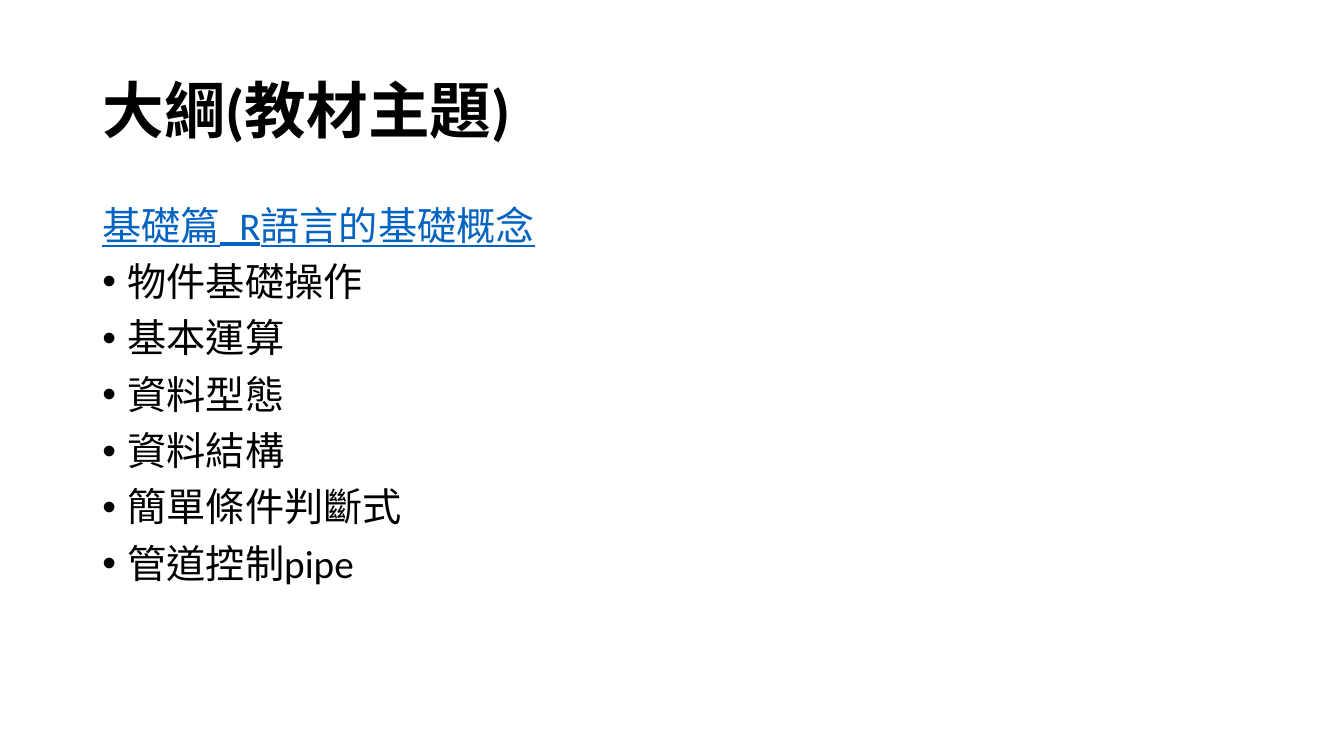
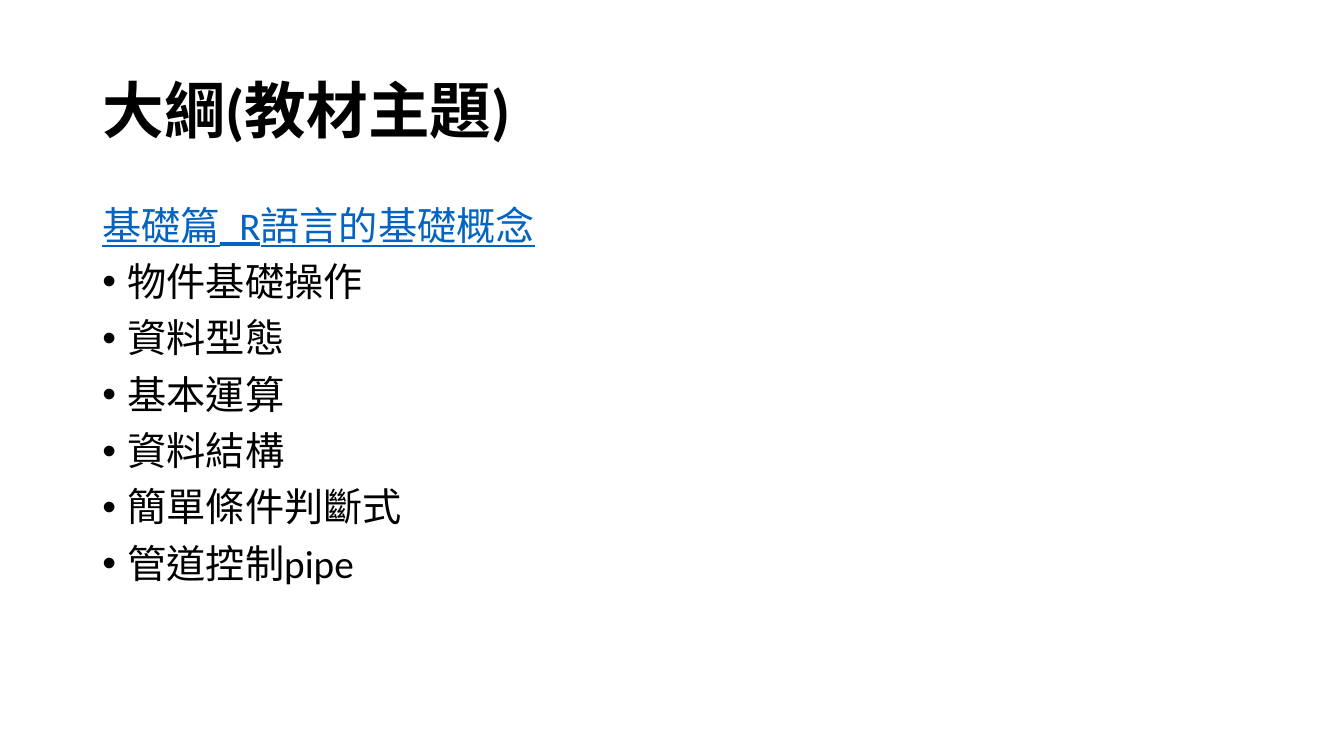
Before and after one commit to qbiexyz/R-for-NGO, a slide deck: slide 2 of ppt/基礎篇2_R語言的基礎概念.pptx. Drawn at 1344x756 pixels with LibreOffice and Linux fonts; fonts in the diff are those of the drawing. Boxes give left, top, right and bottom in pixels: in the first picture for what was removed or moved away, otherwise in the second. Text is boxed around its words. In the diff, an @@ line names an element or a change of style, - is before the commit and + after.

```diff
--- a/ppt/基礎篇2_R語言的基礎概念.pptx
+++ b/ppt/基礎篇2_R語言的基礎概念.pptx
@@ text at <box>128,319,285,355</box>: paragraph added @@
+• 資料型態
@@ text at <box>128,376,285,412</box>: paragraph removed @@
-• 資料型態
```
Also in this commit, not shown: 6 other slides changed, 2 slides added, 32 other files.
